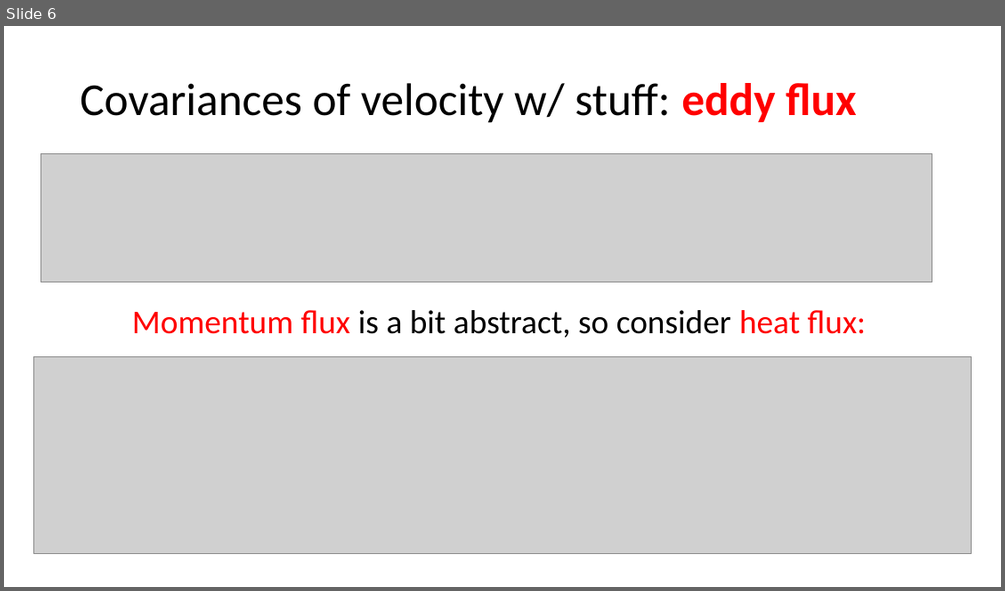
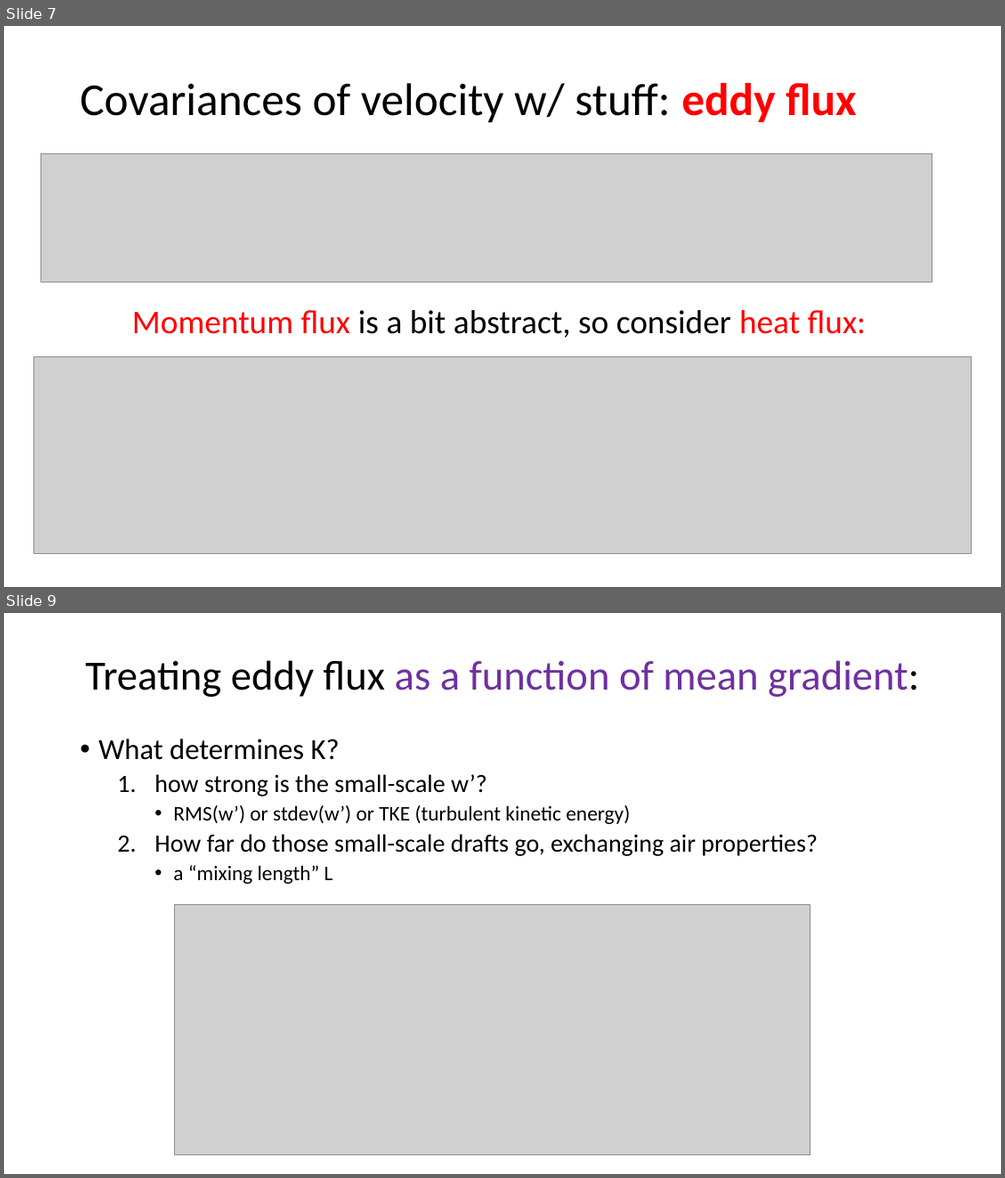
Before and after one commit to ATMOcanes/ATM651, a slide deck: Late-term_concepts/Scale_Separation_EddyFluxes.pptx. Shown one above the other, each under a label of ours: slide 6 before the commit, slides 7 and 9 after it; the slides between them are not shown. The pictures are 1005x591 and 1005x1178 pixels, drawn with LibreOffice and Linux fonts; fonts in the diff are those of the drawing; grey boxes stand for pictures. Boxes give left, top, right and bottom in pixels: in the first picture for what was removed or moved away, otherwise in the second. Text is boxed around its words. In the diff, an @@ line names an element or a change of style, - is before the commit and + after.

```diff
--- a/Late-term_concepts/Scale_Separation_EddyFluxes.pptx
+++ b/Late-term_concepts/Scale_Separation_EddyFluxes.pptx
@@ slide 9 added at [4, 613, 1001, 1174], background #FFFFFF @@
@@ title added at [85, 660, 919, 697], 40 pt, text #7030A0 @@
+Treating eddy flux as a function of mean gradient:
@@ text added at [98, 738, 817, 884], 24 pt, text #000000 @@
+• What determines K?
+  1. how strong is the small-scale w’?
+    • RMS(w’) or stdev(w’) or TKE (turbulent kinetic energy)
+  2. How far do those small-scale drafts go, exchanging air properties?
+    • a “mixing length” L
@@ picture added at [175, 905, 811, 1155] @@
@@ what was slide 6 is now slide 7 @@
```
Also in this commit, not shown: 2 other slides added.
